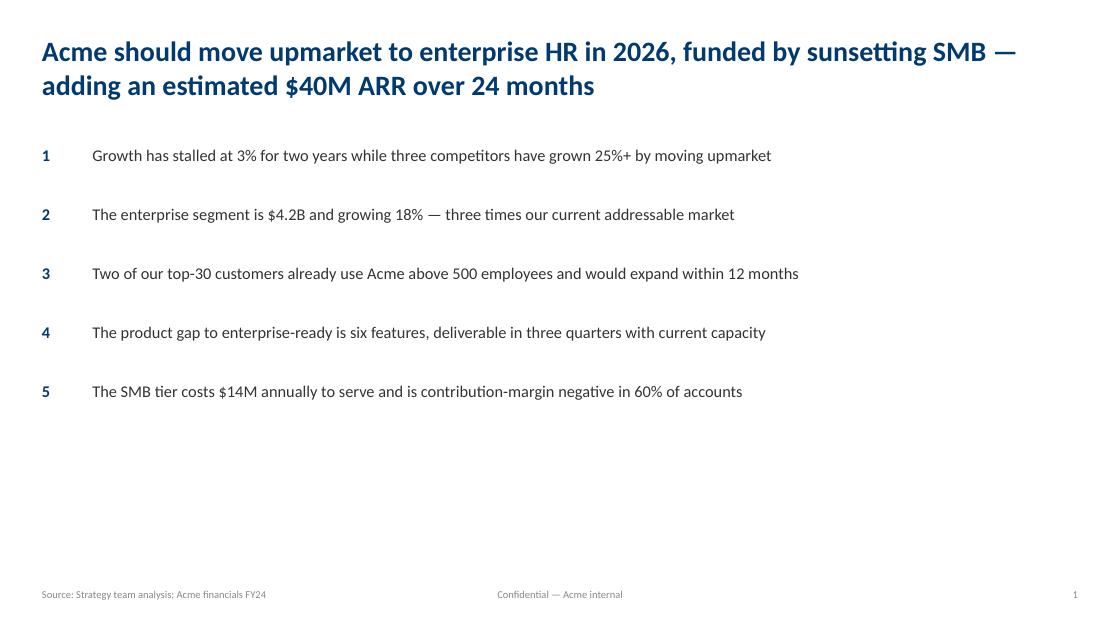
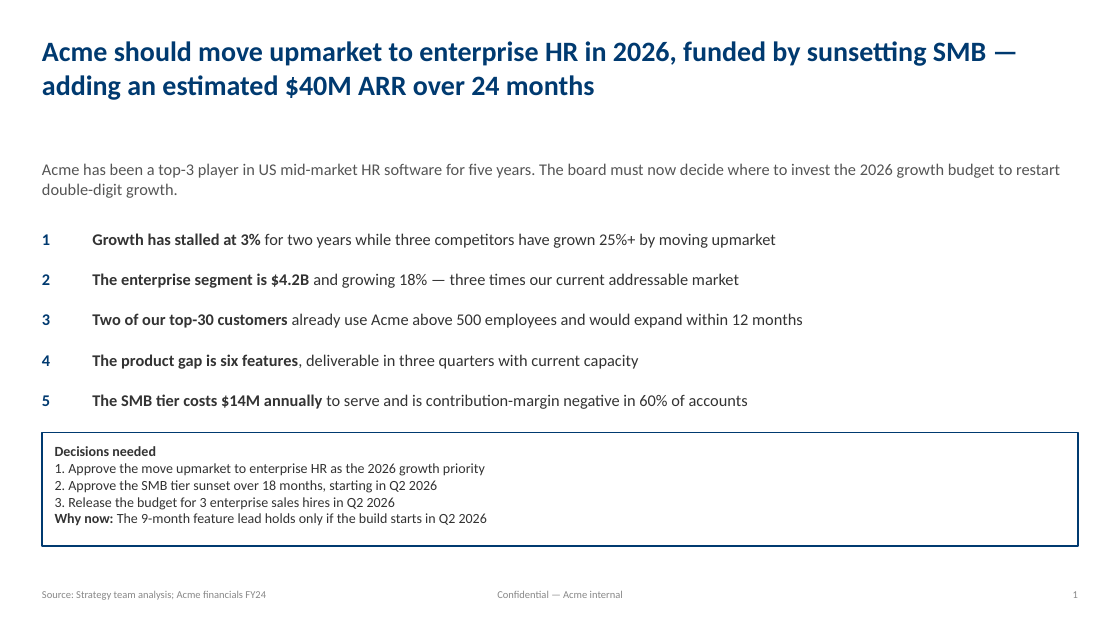
Before and after one commit to alextimmer/claude-skills, a slide deck: slide 2 of plugins/mbb-deck-plugin/skills/mbb-deck/assets/example_deck.pptx. Drawn at 1120x630 pixels with LibreOffice and Linux fonts; fonts in the diff are those of the drawing. Boxes give left, top, right and bottom in pixels: in the first picture for what was removed or moved away, otherwise in the second. Text is boxed around its words. In the diff, an @@ line names an element or a change of style, - is before the commit and + after.

Commit message:
mbb-deck: executive-storyline and work-brief skills, decision close, native-first rendering
Adds two standalone skills to the plugin: executive-storyline (storyline
method for summaries, memos, pre-reads and emails; create, condense and
feedback modes; prose lint) and work-brief (the brief for an AI tool, a
colleague or an agency). New /exec-summary command.

Deck skill: audience and document-type step, a decisions slide, executive
summary with context and decision box, callouts, optional stakeholders,
key-figure definitions and page names. The validator calibrates to the
document type and flags process titles, filler wording, summary figures no
page backs up and senior decks without decision needs; 39 tests in
evals/mbb-deck.

Rendering now defers to the environment's own presentation capability;
the storyline JSON, build_deck.py and Marp are opt-in paths for other
tooling. build_deck.py reads JSON as UTF-8 (fixes garbled dashes on
Windows).

```diff
--- a/plugins/mbb-deck-plugin/skills/mbb-deck/assets/example_deck.pptx
+++ b/plugins/mbb-deck-plugin/skills/mbb-deck/assets/example_deck.pptx
@@ text added at (x1=42, y1=163, x2=1060, y2=198), 14 pt, text #555555 @@
+Acme has been a top-3 player in US mid-market HR software for five years. The board must now decide where to invest the 2026 growth budget to restart double-digit growth.
@@ text "1" moved from (x1=42, y1=150, x2=50, y2=161) to (x1=42, y1=234, x2=50, y2=245) @@
@@ text "Growth has stalled at 3% ..." moved from (x1=92, y1=149, x2=771, y2=164) to (x1=92, y1=233, x2=776, y2=248) @@
@@ text "Growth has stalled at 3% ..." at (x1=92, y1=233, x2=776, y2=248): bold on in "Growth has stalled at 3%" @@
@@ text "2" moved from (x1=42, y1=209, x2=50, y2=220) to (x1=42, y1=274, x2=50, y2=285) @@
@@ text "The enterprise segment is $4.2B ..." moved from (x1=92, y1=208, x2=735, y2=223) to (x1=92, y1=273, x2=739, y2=288) @@
@@ text "The enterprise segment is $4.2B ..." at (x1=92, y1=273, x2=739, y2=288): bold on in "The enterprise segment is $4.2B" @@
@@ text "3" moved from (x1=42, y1=268, x2=50, y2=279) to (x1=42, y1=314, x2=50, y2=325) @@
@@ text "Two of our top-30 customers ..." moved from (x1=92, y1=267, x2=799, y2=282) to (x1=92, y1=313, x2=803, y2=328) @@
@@ text "Two of our top-30 customers ..." at (x1=92, y1=313, x2=803, y2=328): bold on in "Two of our top-30 customers" @@
@@ text "4" moved from (x1=42, y1=327, x2=50, y2=338) to (x1=42, y1=355, x2=50, y2=366) @@
@@ text at (x1=92, y1=354, x2=639, y2=369): text changed @@
-The product gap to enterprise-ready is six features, deliverable in three quarters with current capacity
+The product gap is six features, deliverable in three quarters with current capacity
@@ text "5" moved from (x1=42, y1=386, x2=50, y2=397) to (x1=42, y1=395, x2=50, y2=406) @@
@@ text "The SMB tier costs $14M ..." moved from (x1=92, y1=385, x2=743, y2=400) to (x1=92, y1=394, x2=748, y2=409) @@
@@ text "The SMB tier costs $14M ..." at (x1=92, y1=394, x2=748, y2=409): bold on in "The SMB tier costs $14M annually" @@
@@ rectangle added at (x1=42, y1=433, x2=1078, y2=546), outline #003A70 1 pt @@
@@ text added at (x1=55, y1=446, x2=487, y2=526), 12 pt, text #333333 @@
+Decisions needed
+1. Approve the move upmarket to enterprise HR as the 2026 growth priority
+2. Approve the SMB tier sunset over 18 months, starting in Q2 2026
+3. Release the budget for 3 enterprise sales hires in Q2 2026
+Why now: The 9-month feature lead holds only if the build starts in Q2 2026
```
Also in this commit, not shown: 9 other slides changed, 3 slides added, 37 other files.
